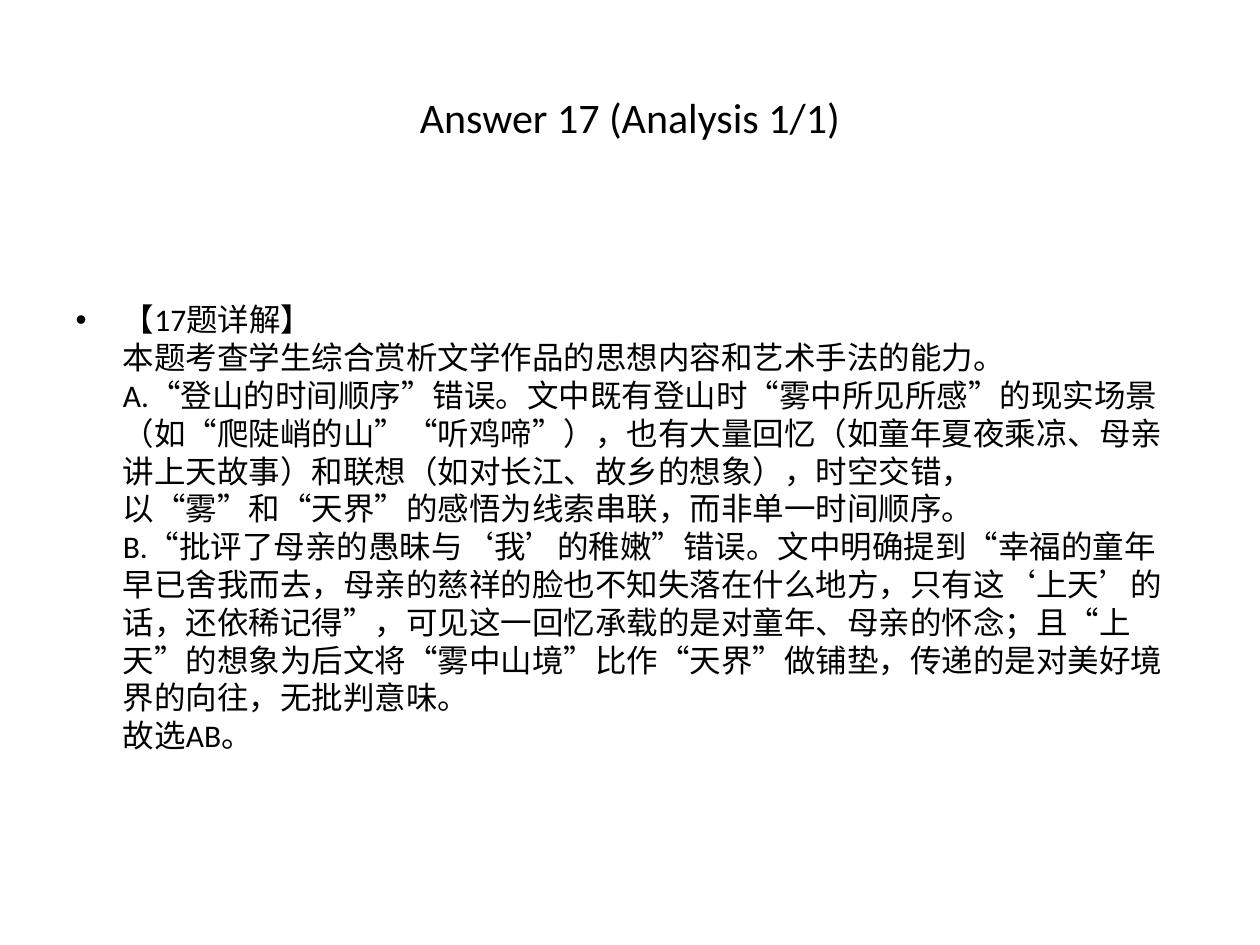
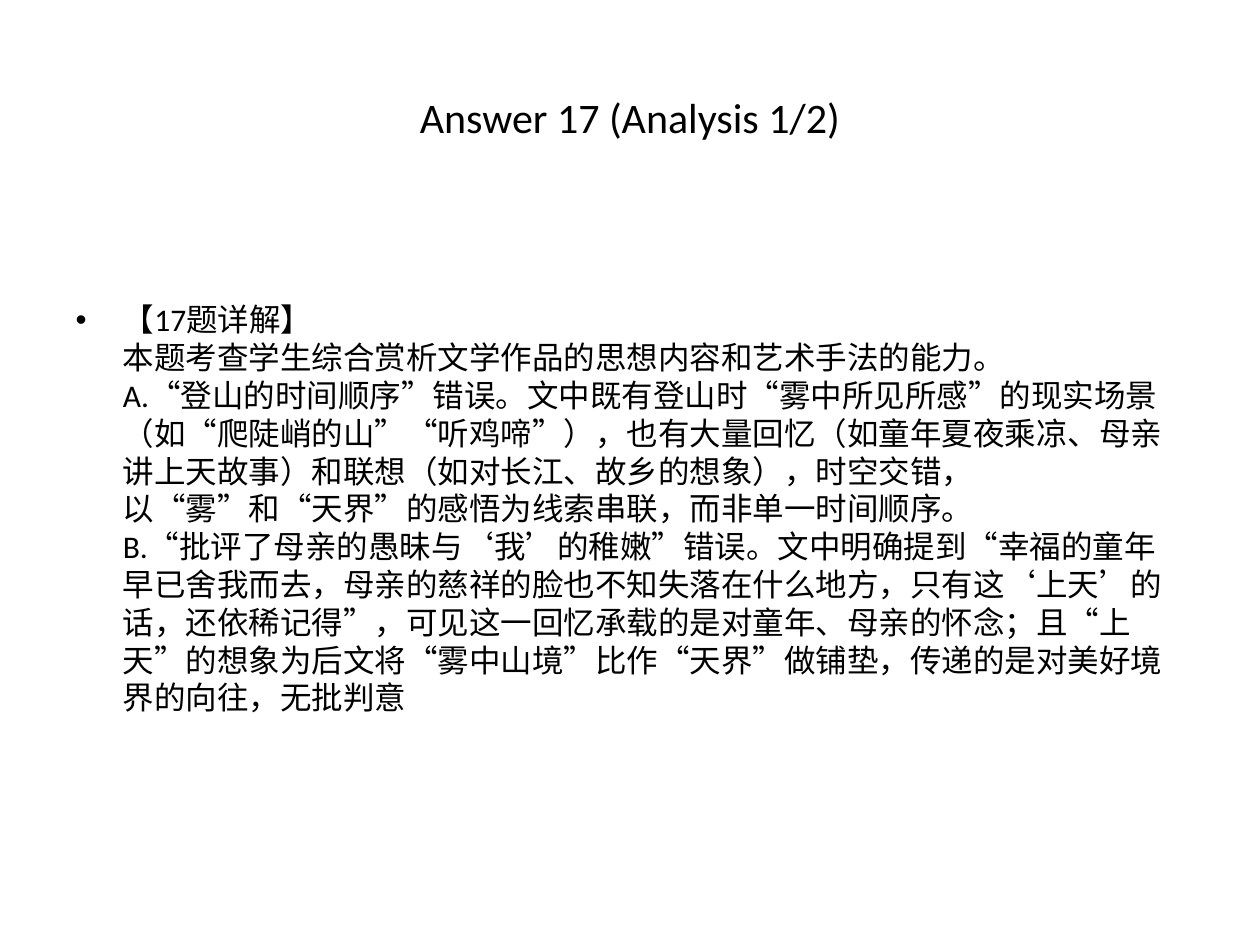
Before and after one commit to chenchen8486/word2ppt-assistant, a slide deck: slide 64 of 测试文档_processed.pptx (slide 51 before the commit). Drawn at 1260x945 pixels with LibreOffice and Linux fonts; fonts in the diff are those of the drawing. Boxes give left, top, right and bottom in pixels: in the first picture for what was removed or moved away, otherwise in the second. Text is boxed around its words. In the diff, an @@ line names an element or a change of style, - is before the commit and + after.

```diff
--- a/测试文档_processed.pptx
+++ b/测试文档_processed.pptx
@@ title at (x1=420, y1=102, x2=839, y2=140): text changed @@
-Answer 17 (Analysis 1/1)
+Answer 17 (Analysis 1/2)
@@ text at (x1=123, y1=304, x2=1163, y2=712): text changed @@
-• 【17题详解】
-  本题考查学生综合赏析文学作品的思想内容和艺术手法的能力。
-  A.“登山的时间顺序”错误。文中既有登山时“雾中所见所感”的现实场景（如“爬陡峭的山”“听鸡啼”），也有大量回忆（如童年夏夜乘凉、母亲讲上天故事）和联想（如对长江、故乡的想象），时空交错，以“雾”和“天界”的感悟为线索串联，而非单一时间顺序。
-  B.“批评了母亲的愚昧与‘我’的稚嫩”错误。文中明确提到“幸福的童年早已舍我而去，母亲的慈祥的脸也不知失落在什么地方，只有这‘上天’的话，还依稀记得”，可见这一回忆承载的是对童年、母亲的怀念；且“上天”的想象为后文将“雾中山境”比作“天界”做铺垫，传递的是对美好境界的向往，无批判意味。
-  故选AB。
+• 【17题详解】
+  本题考查学生综合赏析文学作品的思想内容和艺术手法的能力。
+  A.“登山的时间顺序”错误。文中既有登山时“雾中所见所感”的现实场景（如“爬陡峭的山”“听鸡啼”），也有大量回忆（如童年夏夜乘凉、母亲讲上天故事）和联想（如对长江、故乡的想象），时空交错，以“雾”和“天界”的感悟为线索串联，而非单一时间顺序。
+  B.“批评了母亲的愚昧与‘我’的稚嫩”错误。文中明确提到“幸福的童年早已舍我而去，母亲的慈祥的脸也不知失落在什么地方，只有这‘上天’的话，还依稀记得”，可见这一回忆承载的是对童年、母亲的怀念；且“上天”的想象为后文将“雾中山境”比作“天界”做铺垫，传递的是对美好境界的向往，无批判意
```
Also in this commit, not shown: 52 other slides changed, 26 slides added, 10 slides removed, 8 other files.
